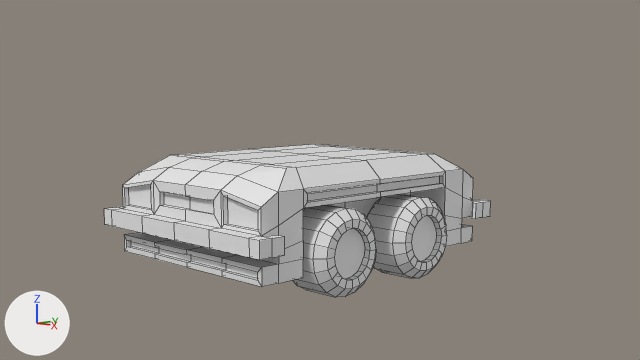
One commit to the Blender file vehicles.blend: the scene before it, then after it.
The view is the same before and after, from the file's camera 'Camera'. The axes (+X, +Y, +Z) are drawn at lower left. The lights are the same throughout. Mesh edges are drawn as thin lines.

Names of what the first picture shows: 'Car - Two Wheels', 'Wheels - Two'.
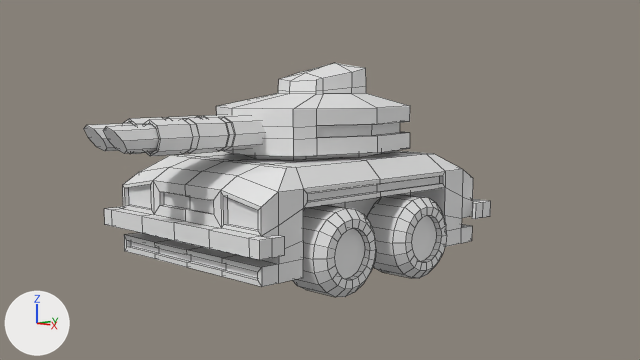
The edits, one by one:
Mesh me_cylinder_007 is new.
It has 112 vertices, 106 faces and spans x -1.0..1.0, y -1.0..1.0, z -1.0..1.7.
Mesh me_cube_013 is new.
It has 66 vertices, 53 faces and spans x 0.0..0.95, y -0.92..1.3, z -0.34..0.7.
Object 'Barrel' (ob_barrel) is new; it shows me_cylinder_007.
Its location is (0.178, -1.499, 0.929).
Its rotation in degrees is (90, 0, 0).
Its scale is (0.174, 0.174, 0.673).
It gains a ARRAY modifier named 'Array'.
Modifier setting: relative_offset_displace = (-1.0, 0.0, 0.0).
Object 'Turret' (ob_turret) is new; it shows me_cube_013.
Its location is (0.0, -0.105, 0.962).
It gains a MIRROR modifier named 'Mirror'.
Modifier setting: use_clip = True.

Boxes [x1, y1, x2, y2] around the edits, measured in the pictures (640 x 360 px):
'Turret', added: after [216, 63, 410, 160]
'Barrel', added: after [84, 115, 266, 156]
